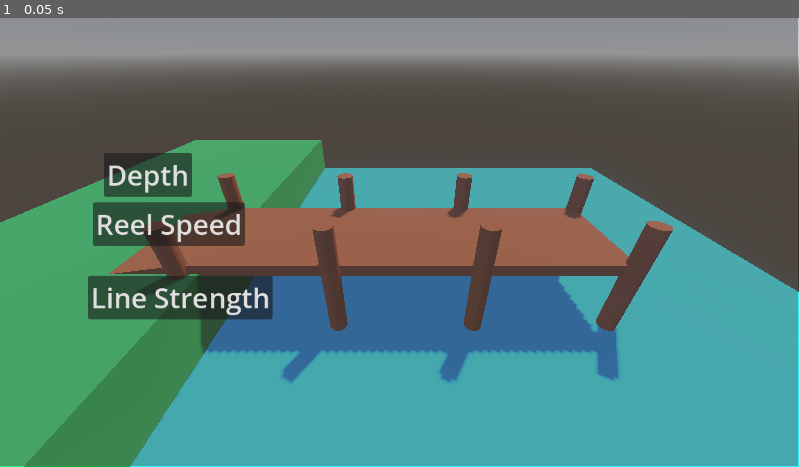
Above: before the commit, frame 1.
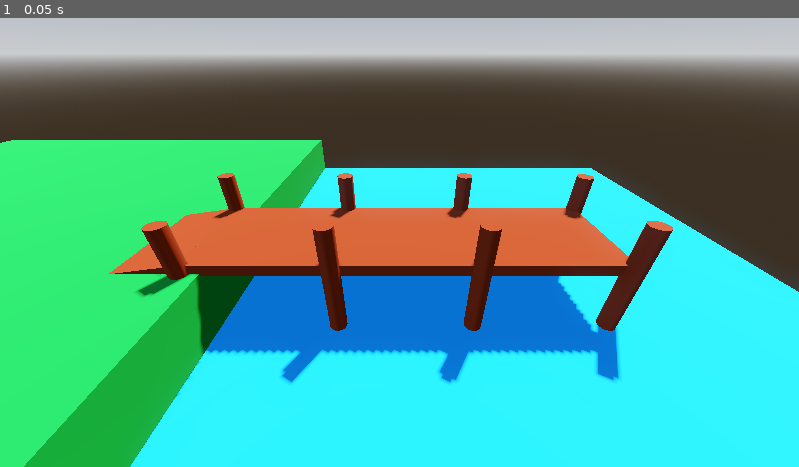
Above: after the commit, the same moment.

Repository: SearedBacon/Fishing-Boi
Game: Godot game, scene res://scenes/level_1.tscn
Same seed, same stepped clock (60 frames per second), same inputs: the game is played once before the commit and once after it.
Inputs:
- Up to frame 1 (0.05 s): no input

The runs differ from the first frame. In frame 1, 90% of the frame differs, in the area x 0-100%, y 0-100%.

Commit message:
Started building upgrade building

Diff:
--- a/scenes/level_1.tscn
+++ b/scenes/level_1.tscn
@@ -37,6 +37,14 @@
 [sub_resource type="StandardMaterial3D" id="StandardMaterial3D_ihfcg"]
 albedo_color = Color(0.5, 0.17500001, 0, 1)
 
+[sub_resource type="StandardMaterial3D" id="StandardMaterial3D_bswci"]
+
+[sub_resource type="StandardMaterial3D" id="StandardMaterial3D_rus8k"]
+albedo_color = Color(0, 1, 0.9333334, 1)
+
+[sub_resource type="StandardMaterial3D" id="StandardMaterial3D_5xbjy"]
+albedo_color = Color(0.5, 0.17500001, 0, 1)
+
 [node name="Level1" type="Node3D" unique_id=267723521]
 script = ExtResource("1_014kd")
 
@@ -53,10 +61,9 @@
 material = SubResource("StandardMaterial3D_ilcil")
 
 [node name="Land" type="CSGBox3D" parent="." unique_id=486104190]
-transform = Transform3D(1, 0, 0, 0, 1, 0, 0, 0, 1, -30.76567, 0.7004175, 0)
-size = Vector3(25, 10, 75)
+transform = Transform3D(1, 0, 0, 0, 1, 0, 0, 0, 1, -48.98552, 0.7004175, 0)
+size = Vector3(61.439697, 10, 75)
 material = SubResource("StandardMaterial3D_hn12h")
-metadata/_edit_lock_ = true
 
 [node name="Deck" type="Node" parent="." unique_id=1695222886]
 
@@ -106,3 +113,23 @@
 transform = Transform3D(1, 0, 0, 0, 0.8405288, 0.5417669, 0, -0.5417669, 0.8405288, -2.640092, 20.120394, 22.855976)
 
 [node name="UpgradeShop" parent="." unique_id=1040199959 instance=ExtResource("2_bswci")]
+visible = false
+
+[node name="UpgradeStore" type="Node" parent="." unique_id=2025663157]
+
+[node name="Big" type="CSGBox3D" parent="UpgradeStore" unique_id=683135695]
+transform = Transform3D(1, 0, 0, 0, 1, 0, 0, 0, 1, -73.708664, 20.680708, 0)
+size = Vector3(12, 30, 25)
+material = SubResource("StandardMaterial3D_bswci")
+
+[node name="Window" type="Node" parent="UpgradeStore" unique_id=1824840700]
+
+[node name="Glass" type="CSGBox3D" parent="UpgradeStore/Window" unique_id=773554245]
+transform = Transform3D(1, 0, 0, 0, 1, 0, 0, 0, 1, -70.130394, 15.45046, 7.987273)
+size = Vector3(5, 5, 5)
+material = SubResource("StandardMaterial3D_rus8k")
+
+[node name="CSGBox3D" type="CSGBox3D" parent="UpgradeStore/Window" unique_id=257441217]
+transform = Transform3D(1, 0, 0, 0, 1, 0, 0, 0, 1, -67.936844, 15.551804, 10.294726)
+size = Vector3(1, 7, 1)
+material = SubResource("StandardMaterial3D_5xbjy")
